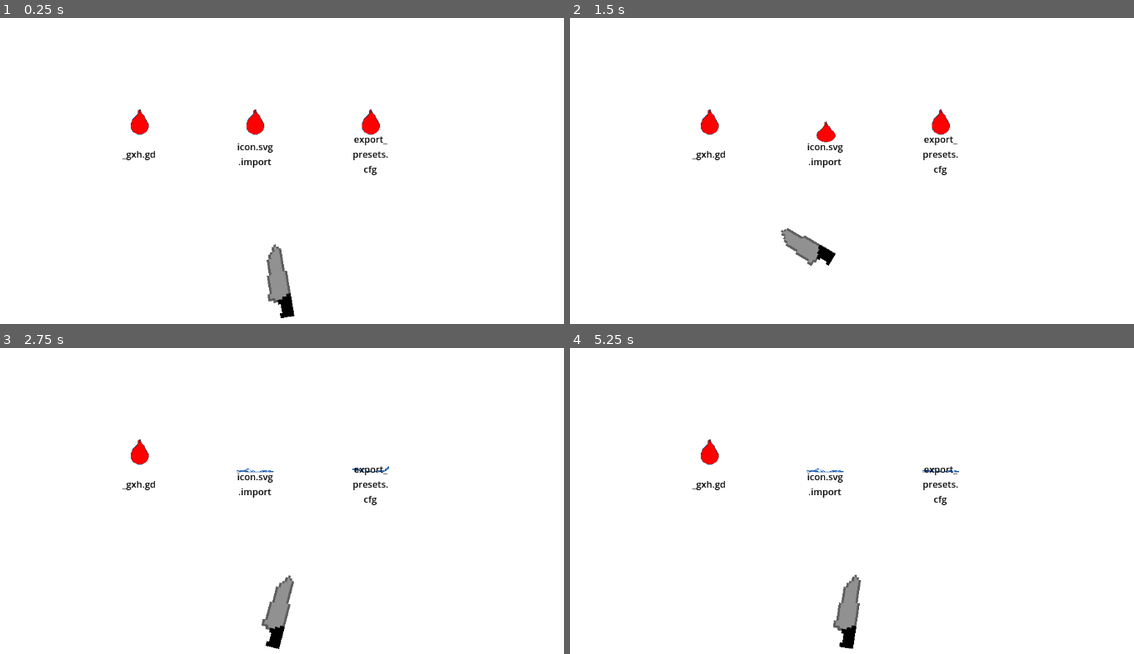
Above: before the commit, frames 1-4 (two rows, left to right).
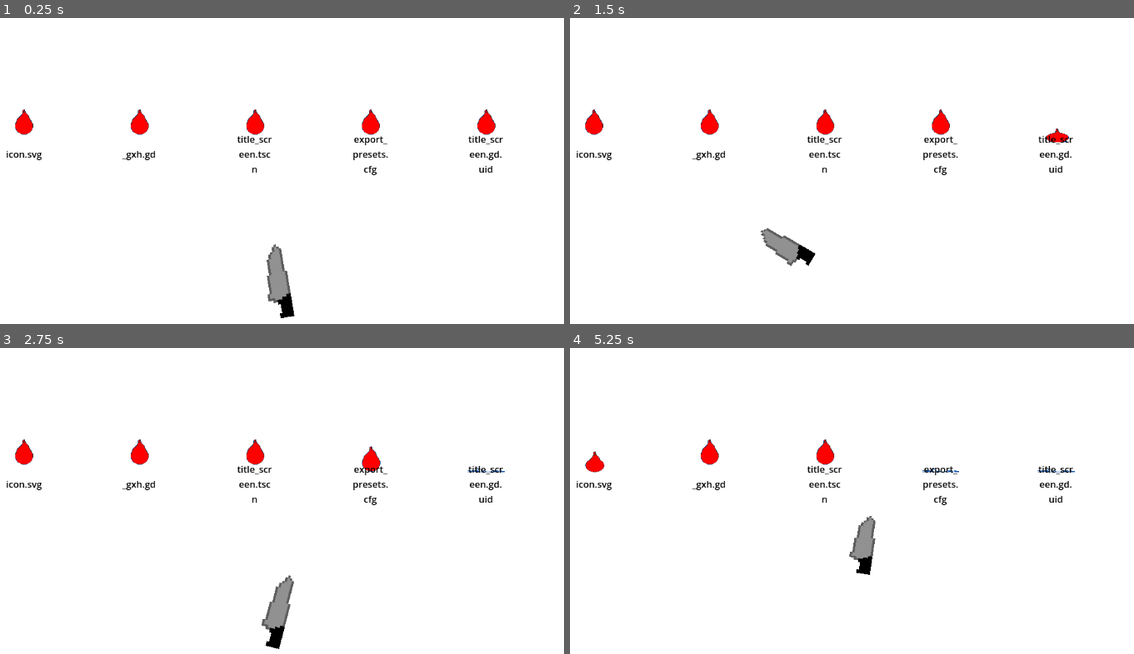
Above: after the commit, the same moments.

Repository: strawberry-p/trashian-roulette
Game: Godot game, scene res://main_scene.tscn
Two runs of this game, one before a commit and one after it. Both use one fixed random seed, a clock stepped at 60 frames per second and the inputs below.
Inputs (mouse positions are in pixels of both pictures, inside the frame that each line leads up to):
- Up to frame 1 (0.25 s): no input
- Up to frame 2 (1.5 s): tap Enter at 0.5 s; move the mouse to (976, 155) at 0.52 s; click (976, 155) at 0.6 s; move the mouse to (699, 192) at 1.27 s; click (699, 192) at 1.35 s
- Up to frame 3 (2.75 s): move the mouse to (327, 421) at 2.02 s; click (327, 421) at 2.1 s
- Up to frame 4 (5.25 s): move the mouse to (801, 577) at 2.77 s; click (801, 577) at 2.85 s; move the mouse to (1032, 559) at 3.52 s; click (1032, 559) at 3.6 s; move the mouse to (632, 448) at 4.27 s; click (632, 448) at 4.35 s; move the mouse to (863, 504) at 5.02 s; click (863, 504) at 5.1 s

The runs differ from the first frame. In frame 1, 0.9% of the frame differs, in the area x 1-90%, y 29-51%; in frame 2, 1.9%; in frame 3, 1.2%; in frame 4, 2.2%, in the area x 1-90%, y 29-99%.

Commit message:
non-random files

Diff:
--- a/main_scene.tscn
+++ b/main_scene.tscn
@@ -27,6 +27,7 @@
 contact_monitor = true
 max_contacts_reported = 1
 script = ExtResource("1_84odl")
+curve = -28
 
 [node name="CollisionShape2D" type="CollisionShape2D" parent="Knife"]
 position = Vector2(0, -4.5)
@@ -44,5 +45,4 @@
 position = Vector2(564, 337)
 script = ExtResource("4_8mm7a")
 balloonObject = ExtResource("3_d5x1h")
-points = PackedVector2Array(-200, -100, 0, -100, 200, -100)
-files = PackedStringArray("System32", "log_2007_05_01.txt", "HOMEWORK")
+points = PackedVector2Array(-200, -100, 0, -100, 200, -100, 400, -100, -400, -100)
--- a/scripts/balloon_spawner.gd
+++ b/scripts/balloon_spawner.gd
@@ -2,9 +2,6 @@
 
 @export var balloonObject: PackedScene
 @export var points: PackedVector2Array
-@export var files: PackedStringArray
-
-var filesDict: Dictionary
 
 func calculate_score(dir: String, filename: String) -> int:
 	if dir.contains("tmp") || dir.contains("Downloads") || dir.contains("Trash") || dir.contains("cache"):
@@ -17,7 +14,7 @@
 			return 2
 		"ebup", "mp3", "wav", "txt", "iso", "ttf", "mp4", "mkv", "jpg", "jpeg", "png", "zip", "gif", "webm":
 			return 1
-		"log", "tar.gz", "tmp", "temp", "old", "dmp", "gid", "fts":
+		"log", "tar.gz", "tmp", "temp", "old", "dmp", "gid", "fts", "bak", "out":
 			return -1
 		_:
 			return 0
@@ -31,7 +28,7 @@
 			filtered[fp] = calculate_score(dirPath, fp)
 	return filtered
 
-func gather_files(path: String) -> Dictionary:
+func gather_files(path: String) -> Array:
 	var files = DirAccess.get_directories_at(path)
 	var gathered = {}
 	gathered.merge(filter_perms(path))
@@ -39,18 +36,29 @@
 		gathered.merge(filter_perms(path + "/" + dir))
 		for dir_2 in DirAccess.get_directories_at(path + "/" + dir):
 			gathered.merge(filter_perms(path + "/" + dir + "/" + dir_2))
-	return gathered
+	var keys = gathered.keys()
+	keys.sort_custom(func(a, b): return gathered[a] < gathered[b])
+	var sorted_gathered = {}
+	for key in keys:
+		sorted_gathered[key] = gathered[key]
 
-@onready var filess = gather_files(OS.get_system_dir(OS.SYSTEM_DIR_DOCUMENTS))
+	var sorted_keys = sorted_gathered.keys()
+	var output = []
+	for ki in range(sorted_keys.size() / 2):
+		output.append(sorted_keys[ki])
+		output.append(sorted_keys[sorted_keys.size() - ki - 1])
+
+	return output
+
+@onready var files = gather_files(OS.get_system_dir(OS.SYSTEM_DIR_DOCUMENTS))
 
 func _ready() -> void:
-	assert(points.size() == files.size())
+	assert(points.size() <= files.size())
 	for i in range(points.size()):
 		var balloon = balloonObject.instantiate()
 		balloon.init(position + points[i], files[i])
-		var inx = randi_range(0, files.size()-1)
-		balloon.get_child(3).text = filess.keys()[inx].split("/")[len(filess.keys()[inx].split("/"))-1]
-		filess.erase(filess.keys()[inx])
+		balloon.get_child(3).text = files[i].split("/")[len(files[i].split("/"))-1]
+		files.erase(i)
 		add_sibling.call_deferred(balloon)
 
 
